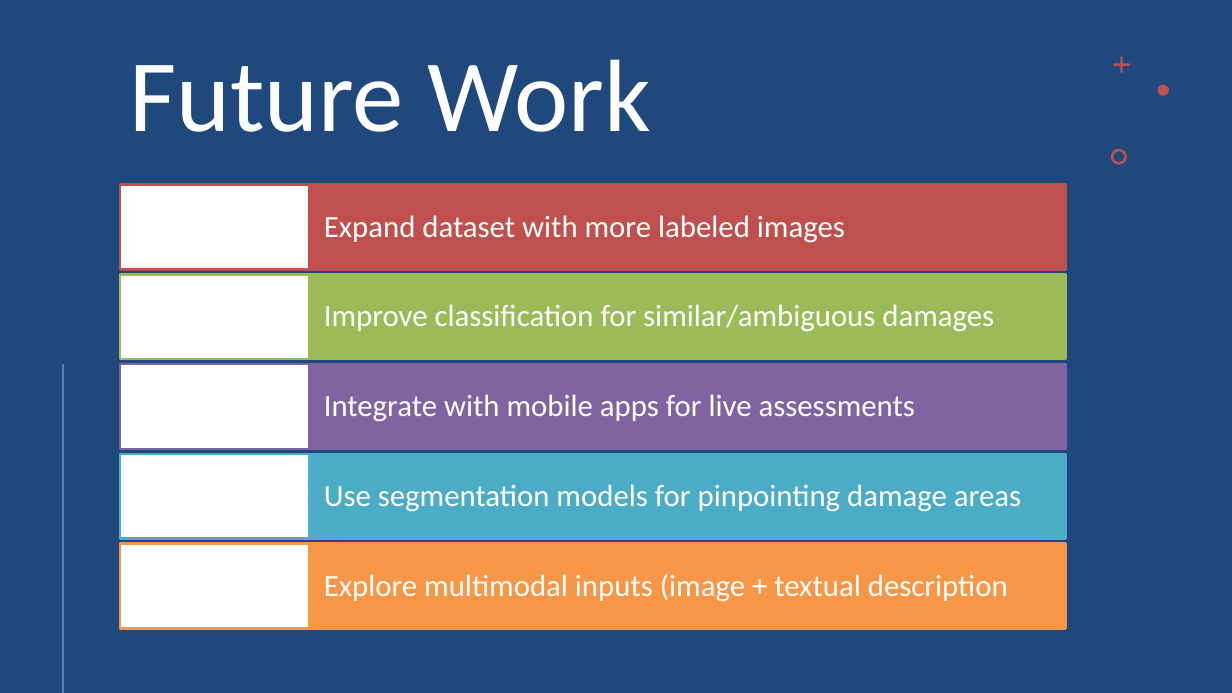
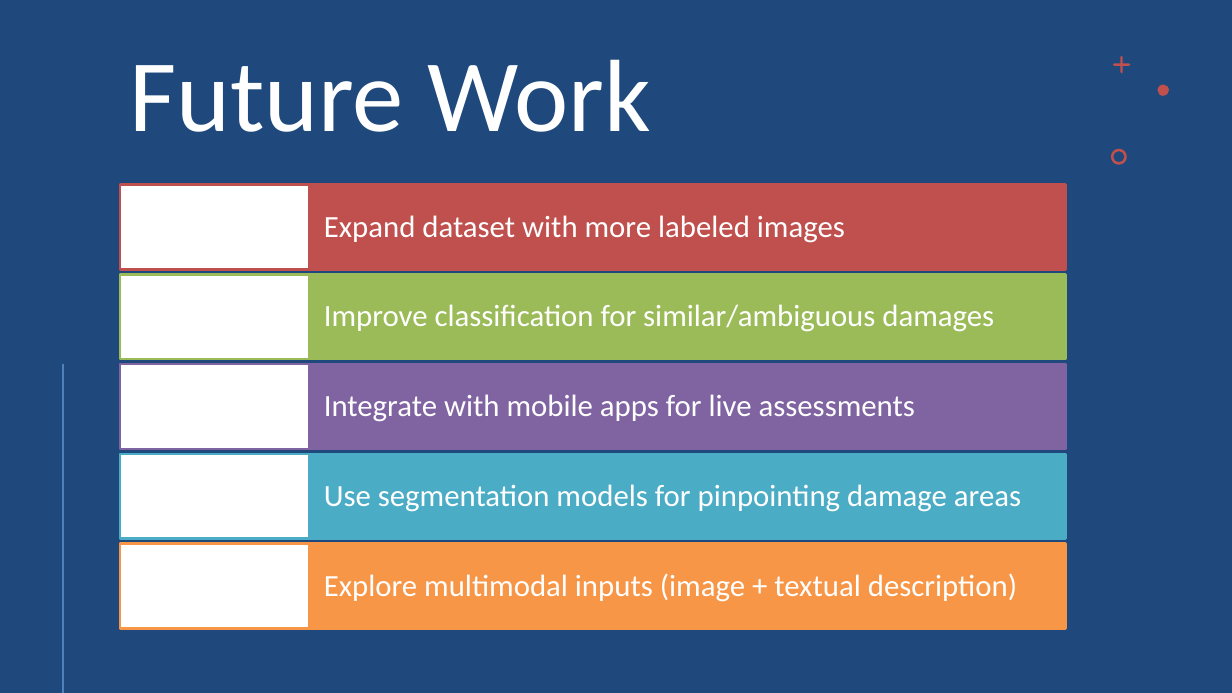
Before and after one commit to Yan1702/IOD17Feb, a slide deck: slide 9 of MiniProject3/MiniProject3_Presentation.pptx. Drawn at 1232x693 pixels with LibreOffice and Linux fonts; fonts in the diff are those of the drawing. Boxes give left, top, right and bottom in pixels: in the first picture for what was removed or moved away, otherwise in the second. Text is boxed around its words. In the diff, an @@ line names an element or a change of style, - is before the commit and + after.

```diff
--- a/MiniProject3/MiniProject3_Presentation.pptx
+++ b/MiniProject3/MiniProject3_Presentation.pptx
@@ text at [324, 573, 1017, 602]: text changed @@
-Explore multimodal inputs (image + textual description
+Explore multimodal inputs (image + textual description)
```
Also in this commit, not shown: 3 other slides changed.
